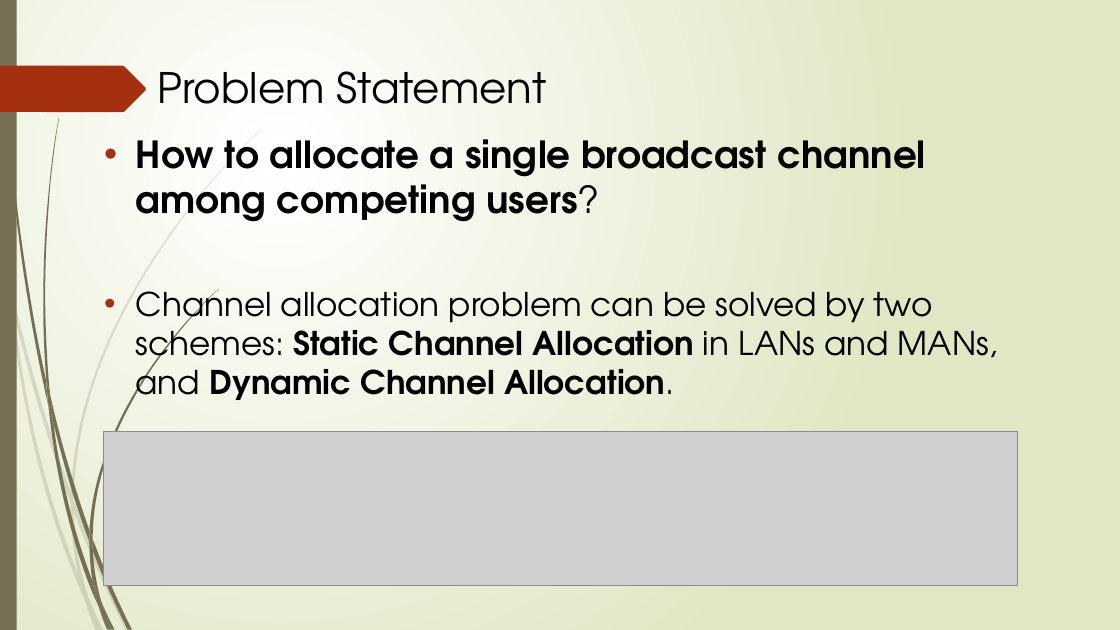
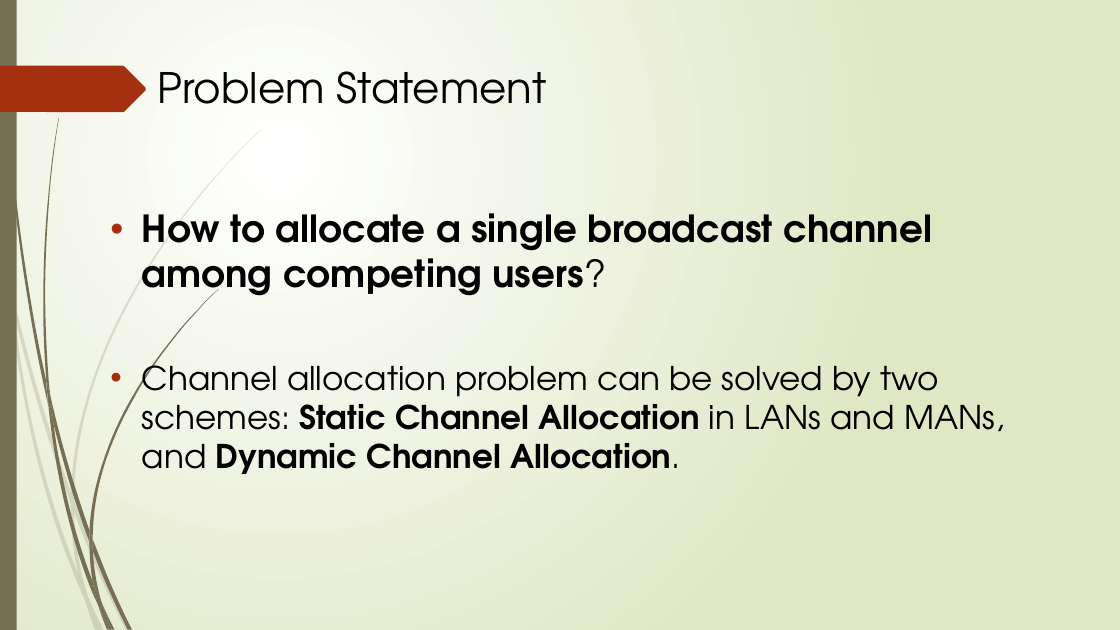
Before and after one commit to debopriyodjghosh/Channel-allocation-web-app, a slide deck: slide 4 of Docs/ppt.pptx. Drawn at 1120x630 pixels with LibreOffice and Linux fonts; fonts in the diff are those of the drawing; grey boxes stand for pictures. Boxes give left, top, right and bottom in pixels: in the first picture for what was removed or moved away, otherwise in the second. Text is boxed around its words. In the diff, an @@ line names an element or a change of style, - is before the commit and + after.

```diff
--- a/Docs/ppt.pptx
+++ b/Docs/ppt.pptx
@@ text "How to allocate a single ...": place and size @@
-text "How to allocate a single ..." at bbox=[136, 139, 998, 400]
+text "How to allocate a single ..." at bbox=[142, 213, 1004, 474]
@@ picture removed at bbox=[103, 432, 1017, 586] @@
```
Also in this commit, not shown: 6 other slides changed, 7 slides added, 2 other files.
